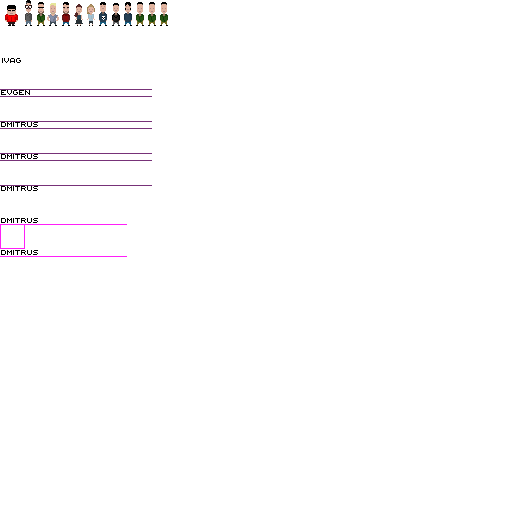
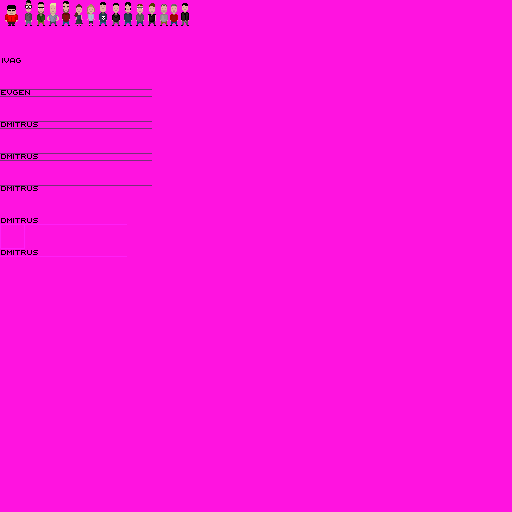
Layers edited between the first and the second 512×512 image:
painted on "Слой" over [26, 1, 189, 26]
showed "Фон" over [0, 0, 512, 512]
